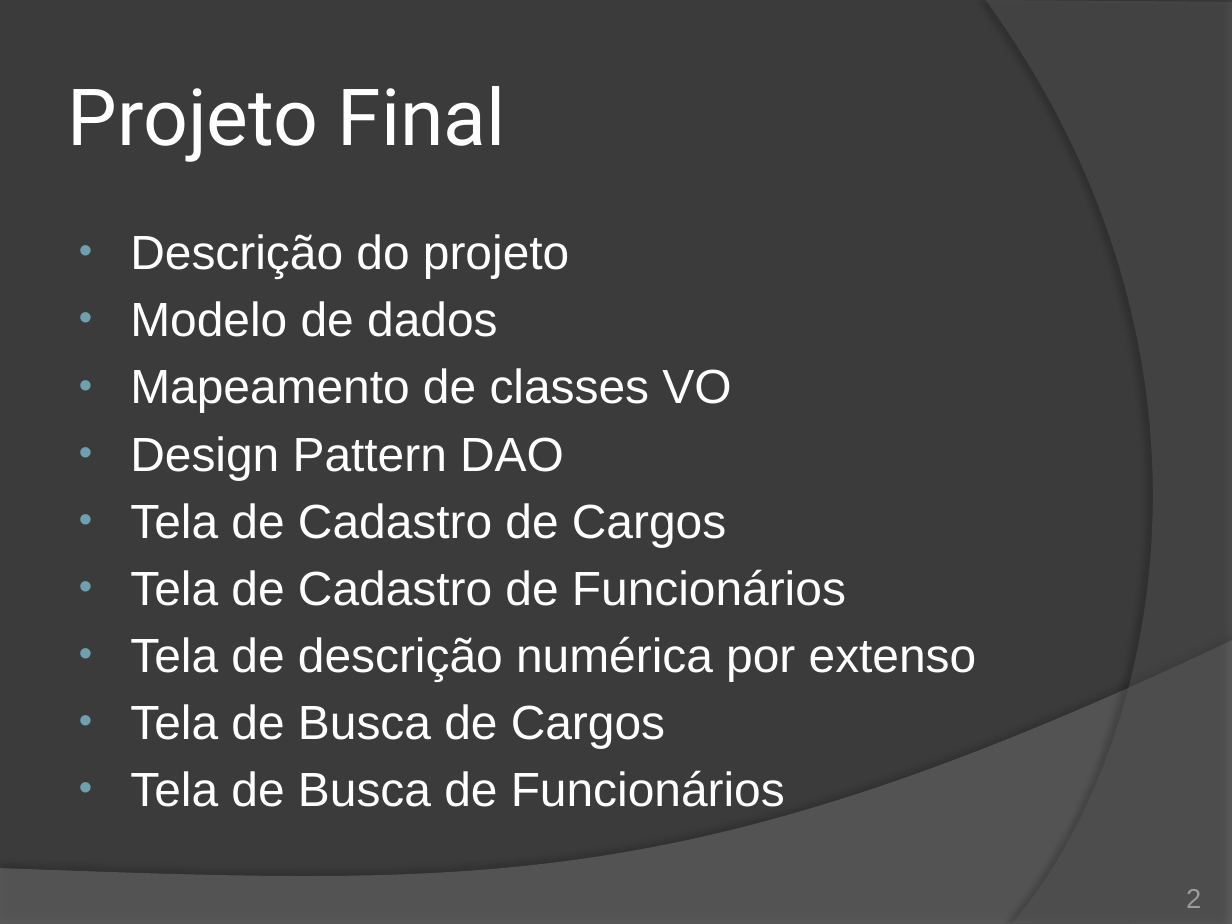
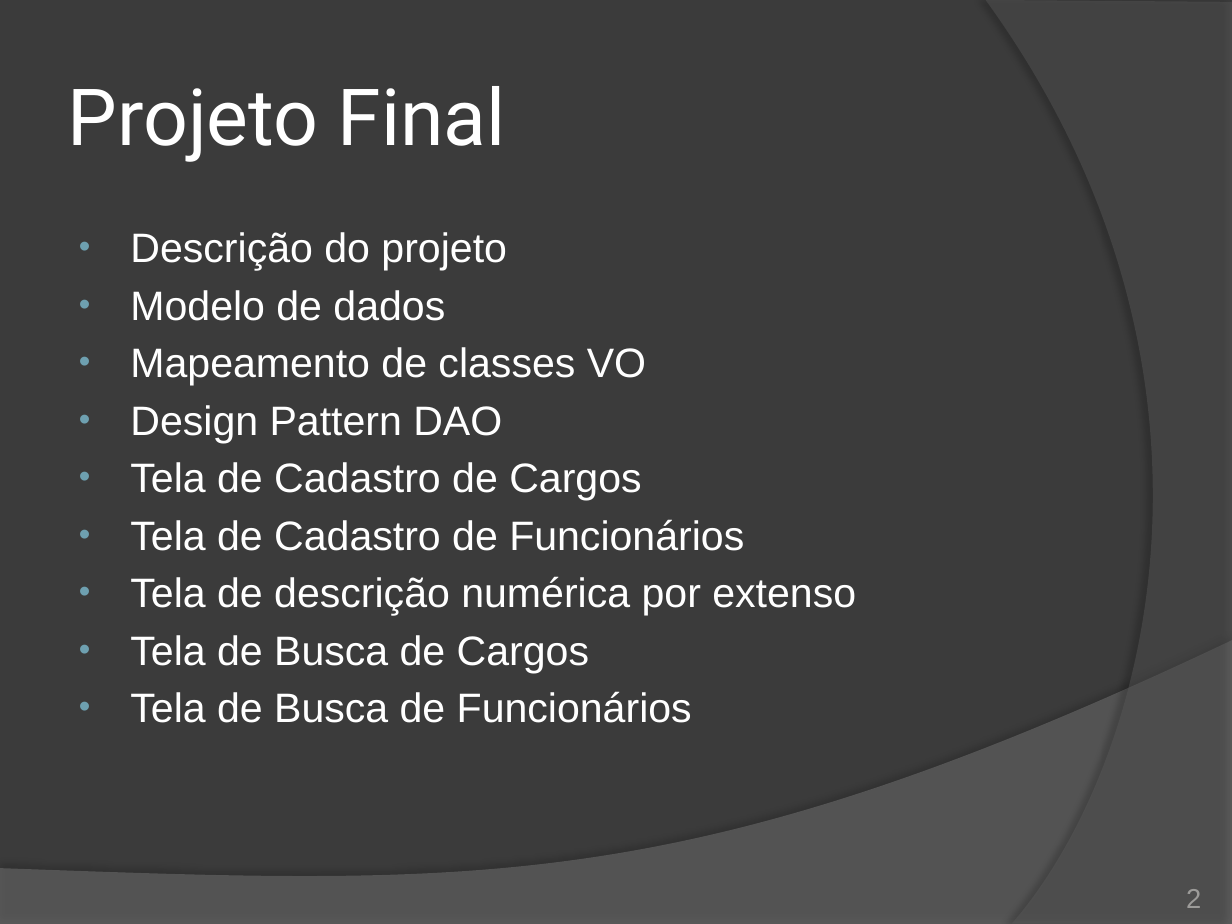
Before and after one commit to duchesqui/slzvieira-training, a slide deck: slide 2 of 2-Java-Programmer-Modulo-II/20.ProjetoFinal.pptx. Drawn at 1232x924 pixels with LibreOffice and Linux fonts; fonts in the diff are those of the drawing. Boxes give left, top, right and bottom in pixels: in the first picture for what was removed or moved away, otherwise in the second. Text is boxed around its words. In the diff, an @@ line names an element or a change of style, - is before the commit and + after.

Commit message:
Protótipo do projeto.

```diff
--- a/2-Java-Programmer-Modulo-II/20.ProjetoFinal.pptx
+++ b/2-Java-Programmer-Modulo-II/20.ProjetoFinal.pptx
@@ text "Descrição do projeto" at <box>130,232,856,723</box>: size 28 to 24 pt @@
```
Also in this commit, not shown: 3 other slides changed, 9 slides added, 1 slide removed, 6 other files.
